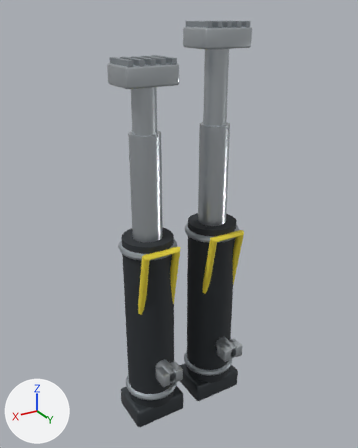
The glTF model assets/liederbach/equipment/hydraulic_ram_pair.glb: old version first, new version second.
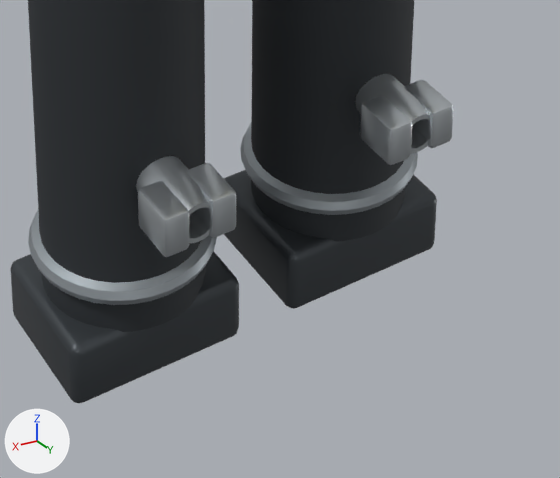
There are two pictures of each version: one whole from a 50 mm camera at (0.42, 0.676, 0.374) aimed at (0.005, -0.016, 0.027), one close up on the part from 33% to 76% of the width and 71% to 100% of the height. Arrows for +X, +Y and +Z are at lower left; the lights stay in place. The first two pictures are the older version. Where no turn or scale is listed for an object, it has been applied to the vertices. Vertices at exactly the same position are counted once.

In view in the first close-up: 'hydraulic_ram_pair'.
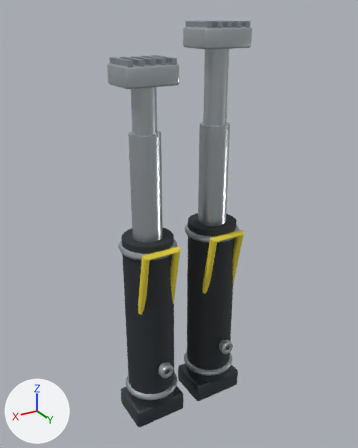
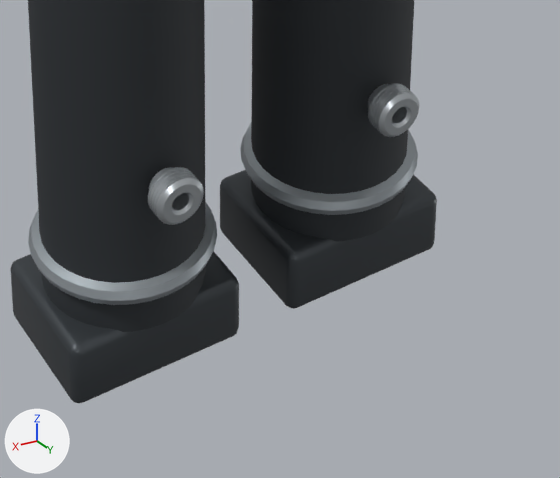
The newer file is also turned or shifted as a whole; pictures and numbers use the older file's frame.

What differs and where, as boxes [x1, y1, x2, y2] in the close-ups (560 x 478 px):
'hydraulic_ram_pair', reshaped: before [11, 0, 454, 403]; after [11, 0, 437, 403]
part 1 of me_hydraulic_ram_pair, rebuilt: before [355, 74, 430, 153]; after [368, 83, 419, 137]
part 2 of me_hydraulic_ram_pair, rebuilt: before [136, 156, 210, 243]; after [148, 167, 204, 225]
part 3 of me_hydraulic_ram_pair, added: after [374, 89, 410, 131]
part 4 of me_hydraulic_ram_pair, added: after [377, 91, 415, 134]
part 5 of me_hydraulic_ram_pair, added: after [153, 173, 195, 215]
part 6 of me_hydraulic_ram_pair, added: after [155, 176, 201, 220]
part 7 of me_hydraulic_ram_pair, cut back: before [138, 80, 454, 257]; after [149, 84, 409, 214]

The edits, one by one:
me_hydraulic_ram_pair is used by ob_hydraulic_ram_pair; location (0.0, 0.0, 0.0).
me_hydraulic_ram_pair had 2472 vertices, 4840 faces and spanned x -0.118..0.118, y -0.068..0.068, z -0.359..0.359.
me_hydraulic_ram_pair now has 3760 vertices, 7432 faces and spans x -0.118..0.118, y -0.068..0.049, z -0.359..0.359.
me_hydraulic_ram_pair part 1: the loose piece of 140 vertices spanning x -0.08..-0.054, y 0.012..0.065, z -0.24..-0.214 is rebuilt with 256 vertices and now spans x -0.08..-0.054, y 0.031..0.049, z -0.24..-0.214.
me_hydraulic_ram_pair part 2: the loose piece of 140 vertices spanning x 0.054..0.08, y 0.012..0.065, z -0.24..-0.214 is rebuilt with 256 vertices and now spans x 0.054..0.08, y 0.031..0.049, z -0.24..-0.214.
me_hydraulic_ram_pair part 3: a new loose piece of 160 vertices spanning x -0.08..-0.053, y 0.043, z -0.241..-0.213, in mat_training_brushed (grey #a8afb5).
me_hydraulic_ram_pair part 4: a new loose piece of 160 vertices spanning x -0.08..-0.053, y 0.045..0.046, z -0.241..-0.213, in mat_training_brushed (grey #a8afb5).
me_hydraulic_ram_pair part 5: a new loose piece of 160 vertices spanning x 0.053..0.08, y 0.043, z -0.241..-0.213, in mat_training_brushed (grey #a8afb5).
me_hydraulic_ram_pair part 6: a new loose piece of 160 vertices spanning x 0.053..0.08, y 0.045..0.046, z -0.241..-0.213, in mat_training_brushed (grey #a8afb5).
me_hydraulic_ram_pair part 7: 4 vertices moved within x -0.058..0.058, y 0.039, z -0.236..-0.218; 212 vertices removed from x -0.088..0.088, y 0.039..0.068, z -0.239..-0.215; 628 vertices added at x -0.08..0.08, y 0.038..0.041, z -0.241..-0.213.
